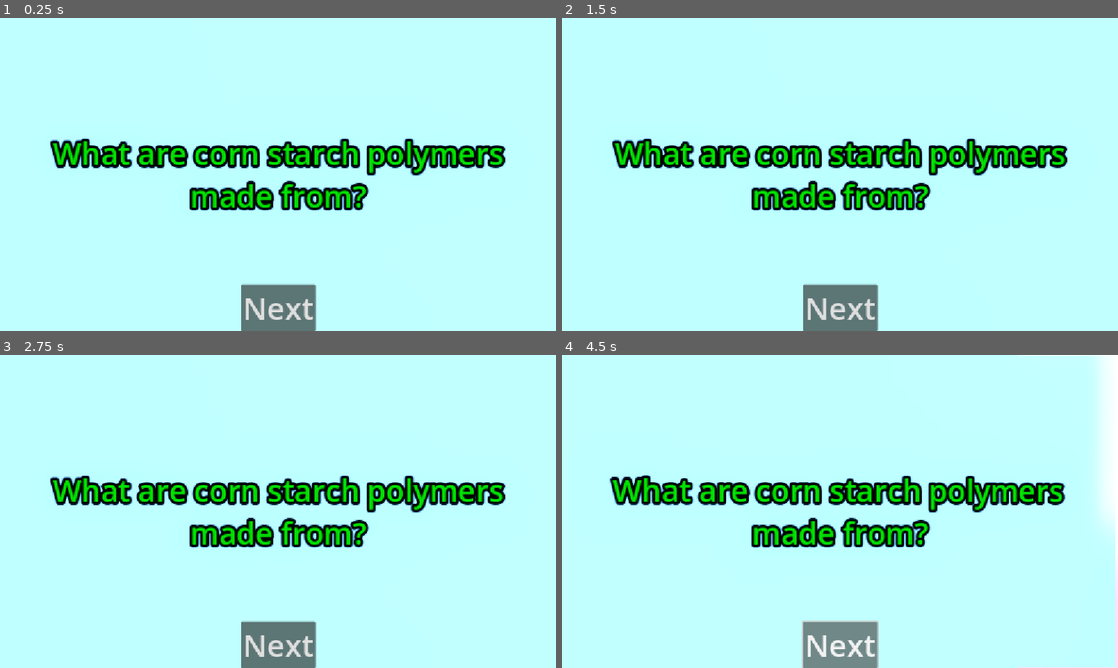
Above: before the commit, frames 1-4 (two rows, left to right).
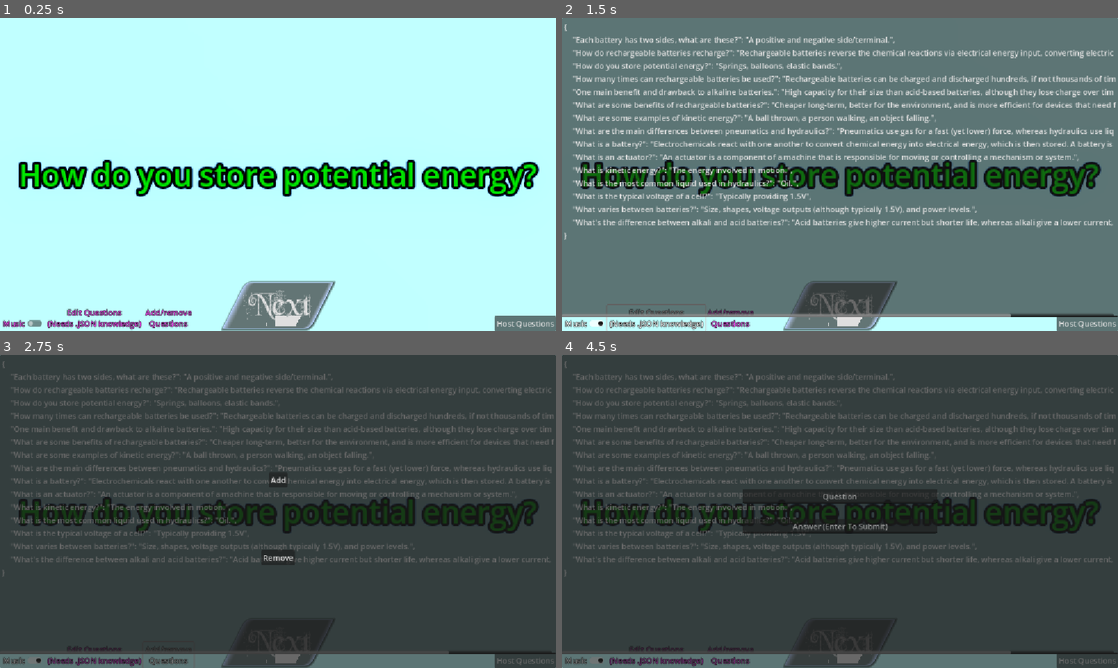
Above: after the commit, the same moments.

Repository: FreeformWave544/Revision
Game: Godot game, scene res://UI/main.tscn
The game is run twice, just before and just after one commit, with the same random seed, the same clock (stepped at 60 frames per second) and the same inputs. Sound files missing from this copy of the repository are replaced by a short silence.
Inputs (mouse positions are in pixels of both pictures, inside the frame that each line leads up to):
- Up to frame 1 (0.25 s): no input
- Up to frame 2 (1.5 s): click (584, 324) at 0.5 s, where only the run after the commit has a clickable "Music"; click (656, 318) at 1.25 s, where only the run after the commit has a clickable "Edit Questions (Needs .JSON k…"
- Up to frame 3 (2.75 s): click (166, 655) at 2 s, where only the run after the commit has a clickable "Add/remove Questions"
- Up to frame 4 (4.5 s): click (1084, 661) at 2.75 s, where only the run after the commit has a clickable "Host Questions"; click (840, 480) at 3.5 s, where only the run after the commit has a clickable "Add"; click "Next" at 4.25 s

The runs differ from the first frame. In frame 1, 17% of the frame differs, in the area x 0-100%, y 38-100%; in frame 2, 97%; in frame 3, 100%; in frame 4, 100%, in the area x 0-100%, y 0-100%.

Commit message:
...

Diff:
--- /dev/null
+++ b/LAN/LanBroadcaster.gd
@@ -0,0 +1,30 @@
+extends Node
+
+const DISCOVERY_PORT := 8911
+const BROADCAST_INTERVAL := 1.0
+
+var udp := PacketPeerUDP.new()
+var timer := 0.0
+
+@export var server_port := 8910
+@export var server_name := "Host"
+
+func _ready():
+	udp.set_broadcast_enabled(true)
+	udp.listen(0)
+
+func _process(delta):
+	timer += delta
+	if timer >= BROADCAST_INTERVAL:
+		timer = 0.0
+		_broadcast()
+
+func _broadcast():
+	var data := {
+		"name": server_name,
+		"port": server_port
+	}
+	var packet := JSON.stringify(data).to_utf8_buffer()
+
+	udp.set_dest_address("255.255.255.255", DISCOVERY_PORT)
+	udp.put_packet(packet)
--- /dev/null
+++ b/LAN/LanDiscovery.gd
@@ -0,0 +1,39 @@
+extends Node
+
+signal host_found(info: Dictionary)
+
+const DISCOVERY_PORT := 8911
+
+var udp := PacketPeerUDP.new()
+var known_hosts := {}
+
+func _ready():
+	udp.set_broadcast_enabled(true)
+
+	var err := udp.bind(DISCOVERY_PORT)
+	if err != OK:
+		push_error("Discovery bind failed: " + error_string(err))
+		return
+
+	print("LAN discovery listening")
+
+func _process(_delta):
+	while udp.get_available_packet_count() > 0:
+		var packet := udp.get_packet()
+		var ip := udp.get_packet_ip()
+
+		var json := JSON.new()
+		if json.parse(packet.get_string_from_utf8()) != OK:
+			continue
+
+		var data = json.get_data()
+		if typeof(data) != TYPE_DICTIONARY:
+			continue
+
+		var key := ip + ":" + str(data.port)
+		if known_hosts.has(key):
+			continue
+
+		data.ip = ip
+		known_hosts[key] = data
+		emit_signal("host_found", data)
--- /dev/null
+++ b/UI/add_rem.gd
@@ -0,0 +1,34 @@
+extends Panel
+
+func _on_add_pressed() -> void:
+	$AddQ.show()
+	$Add.hide()
+	$Remove.hide()
+
+func _on_remove_pressed() -> void:
+	$RemQ.show()
+	$Add.hide()
+	$Remove.hide()
+	$RemQ/Question.clear()
+	for Q in get_parent().questions.keys():
+		$RemQ/Question.add_item(Q)
+
+func _on_remove_q_pressed() -> void:
+	var option_button := $RemQ/Question
+	var index = option_button.selected
+	if index == -1: return
+	var question_text = option_button.get_item_text(index)
+	get_parent().questions.erase(question_text)
+	$RemQ.hide()
+	hide()
+	$Add.show()
+	$Remove.show()
+
+
+func _on_q_text_submitted(_new_text: String) -> void:
+	if $AddQ/Q.text and $AddQ/Ans.text:
+		get_parent().questions[$AddQ/Q.text] = $AddQ/Ans.text
+		$AddQ.hide()
+		hide()
+		$Add.show()
+		$Remove.show()
--- /dev/null
+++ b/UI/hosts.gd
@@ -0,0 +1,27 @@
+extends Control
+
+@onready var list := $VBoxContainer
+var discovery: Node
+
+func _ready():
+	if OS.has_feature("web"):
+		print("Web build: LAN discovery disabled")
+		return
+
+	discovery = preload("res://LAN/LanDiscovery.gd").new()
+	add_child(discovery)
+	discovery.host_found.connect(_on_host_found)
+
+func _on_host_found(info: Dictionary):
+	var button := Button.new()
+	button.text = "%s (%s)" % [info.name, info.ip]
+	button.pressed.connect(func():
+		join_host(info.ip, info.port)
+	)
+	list.add_child(button)
+
+func join_host(ip: String, port := 8910):
+	var peer := ENetMultiplayerPeer.new()
+	peer.create_client(ip, port)
+	multiplayer.multiplayer_peer = peer
+	print("Connecting to ", ip)
--- /dev/null
+++ b/UI/join.gd
@@ -0,0 +1,12 @@
+extends Panel
+
+func _on_line_edit_text_submitted(new_text: String) -> void:
+	var room_code := int(new_text)
+	if room_code < 0 or room_code > 255:
+		push_error("Invalid room code: " + str(new_text))
+		$LineEdit.text = "..."
+		return
+
+	get_parent().join_room(room_code)
+	hide()
+	$LineEdit.text = "..."
--- a/UI/main.gd
+++ b/UI/main.gd
@@ -2,29 +2,43 @@
 
 @export var bgMusic: Array[AudioStream]
 @export var questions: Dictionary[String, String] = {
-	"What does Biodegradeable mean?": "(of a substance or object) capable of being decomposed by bacteria or other living organisms and thereby avoiding pollution.",
-	"What are corn starch polymers made from?": "Vegetable starches (corn starch).",
-	"Why can’t corn starch polymers be recycled?": "They decompose easily.",
-	"Which industries use corn starch polymers?": "Manufacturing and retail.",
-	"What is PLA made from?": "Vegetable starches.",
-	"What is PLA widely used for?": "3D printer filament.",
-	"Is PLA flexible or brittle?": "Quite brittle.",
-	"What is PHB also known as?": "Biopol.",
-	"Describe the appearance of PLA and PHB.": "Smooth or textured, easily coloured.",
-	"Name one use of PLA.": "[Bottles/food containers/pens/phone cases/3D prints.]"
+	"What is a battery?": "Electrochemicals react with one another to convert chemical energy into electrical energy, which is then stored. A battery is made up of one or more cells.",
+	"Each battery has two sides, what are these?": "A positive and negative side/terminal.",
+	"What is the typical voltage of a cell?": "Typically providing 1.5V",
+	"What varies between batteries?": "Size, shapes, voltage outputs (although typically 1.5V), and power levels.",
+	"How do rechargeable batteries recharge?": "Rechargeable batteries reverse the chemical reactions via electrical energy input, converting electrical energy to chemical.",
+	"How many times can rechargeable batteries be used?": "Rechargeable batteries can be charged and discharged hundreds, if not thousands of times.",
+	"What's the difference between alkali and acid batteries?": "Acid batteries give higher current but shorter life, whereas alkali give a lower current, but longer life and are lighter.",
+	"What are some benefits of rechargeable batteries?": "Cheaper long-term, better for the environment, and is more efficient for devices that need frequent charge. (e.g. phones)",
+	"One main benefit and drawback to alkaline batteries.": "High capacity for their size than acid-based batteries, although they lose charge over time.",
+	"What are some examples of kinetic energy?": "A ball thrown, a person walking, an object falling.",
+	"What is kinetic energy?": "The energy involved in motion.",
+	"How do you store potential energy?": "Springs, balloons, elastic bands.",
+	"What are the main differences between pneumatics and hydraulics?": "Pneumatics use gas for a fast (yet lower) force, whereas hydraulics use liquids for a smoother, higher force.",
+	"What is the most common liquid used in hydraulics?": "Oil.",
+	"What is an actuator?": "An actuator is a component of a machine that is responsible for moving or controlling a mechanism or system."
 }
 
 var word := ""
 var definition := ""
+const STORAGE_KEY := "questions_data"
+var is_host := false
+
+func _is_web() -> bool: return OS.get_name() == "Web"
 
 func _ready() -> void:
-	_on_bg_music_finished()
+	_load_questions_from_browser()
+	multiplayer.peer_connected.connect(_on_peer_connected)
+	multiplayer.peer_disconnected.connect(_on_peer_disconnected)
+	multiplayer.connected_to_server.connect(_on_connected_to_server)
+	multiplayer.connection_failed.connect(_on_connection_failed)
 	word = questions.keys().pick_random()
 	definition = questions[word]
 	_set_word()
 
 var side = true
 func _on_button_pressed() -> void:
+	_save_questions_to_browser()
 	$ClickSFX.play()
 	if side:
 		word = questions.keys().pick_random()
@@ -34,15 +48,131 @@
 		$AnimationPlayer.play_backwards("Spin")
 	side = !side
 
-func _set_word() -> void:
-	$Panel/Word.text = word
+func _set_word() -> void: $Panel/Word.text = word
 
-func _set_definition() -> void:
-	$Panel/Word.text = definition
+func _set_definition() -> void: $Panel/Word.text = definition
 
-func _on_spin_sfx_finished() -> void:
-	$SpinSFX.pitch_scale = randf_range(0.5, 1.5)
+func _on_spin_sfx_finished() -> void: $SpinSFX.pitch_scale = randf_range(0.5, 1.5)
 
 func _on_bg_music_finished() -> void:
 	$BGMusic.stream = bgMusic.pick_random()
 	$BGMusic.play()
+
+func _on_music_toggled(toggled_on: bool) -> void: $BGMusic.playing = toggled_on
+
+func _on_questions_pressed() -> void:
+	_save_questions_to_browser()
+	if not $ClickStuff/questions.visible:
+		$ClickStuff/questions.show()
+		$ClickStuff/questions.text = JSON.stringify(questions, "\t")
+	else:  _load_questions_from_text()
+
+func _load_questions_from_text() -> void:
+	var text = $ClickStuff/questions.text
+	var json := JSON.new()
+	if json.parse(text) != OK:
+		push_error("Invalid JSON")
+		return
+	var data = json.get_data()
+	if typeof(data) != TYPE_DICTIONARY:
+		push_error("JSON root is not a dictionary")
+		return
+	var new_questions: Dictionary[String, String] = {}
+	for key in data.keys():
+		if typeof(key) != TYPE_STRING or typeof(data[key]) != TYPE_STRING:
+			push_error("All keys and values must be strings")
+			return
+		new_questions[key] = data[key]
+	questions = new_questions
+	$ClickStuff/questions.hide()
+	$ClickStuff/questions.text = ""
+	_save_questions_to_browser()
+	if is_host: sync_questions_to_all()
+
+func _on_add_remove_pressed() -> void: $AddRem.show()
+
+func _load_questions_from_browser() -> void:
+	if OS.get_name() != "Web": return
+
+	var json_text = JavaScriptBridge.eval("""(function() {return localStorage.getItem('%s');})();""" % STORAGE_KEY)
+	if json_text == null or json_text == "":
+		print("No saved questions found")
+		return
+	var json := JSON.new()
+	if json.parse(json_text) != OK:
+		push_error("Failed to parse stored questions: " + json.get_error_message())
+		return
+	var data = json.get_data()
+	if typeof(data) != TYPE_DICTIONARY:
+		push_error("Stored data is not a dictionary")
+		return
+	var loaded: Dictionary[String, String] = {}
+	for k in data.keys():
+		if typeof(k) == TYPE_STRING and typeof(data[k]) == TYPE_STRING: loaded[k] = data[k]
+	if not loaded.is_empty():
+		questions = loaded
+		print("Questions loaded from browser storage")
+
+func _save_questions_to_browser() -> void:
+	if OS.get_name() != "Web": return
+	var json_text := JSON.stringify(questions)
+	var escaped := json_text.replace("\\", "\\\\").replace("'", "\\'").replace("\n", "\\n").replace("\r", "\\r")
+	JavaScriptBridge.eval("""(function() {localStorage.setItem('%s', '%s');})();""" % [STORAGE_KEY, escaped])
+
+func start_host(port := 8910):
+	var peer := ENetMultiplayerPeer.new()
+	if peer.create_server(port, 8) != OK:
+		push_error("Failed to start server")
+		return
+	multiplayer.multiplayer_peer = peer
+	is_host = true
+
+	var broadcaster := preload("res://LAN/LanBroadcaster.gd").new()
+	broadcaster.server_port = port
+	add_child(broadcaster)
+	print("Server started on port ", port)
+
+func _on_peer_connected(id: int):
+	print("Peer connected:", id)
+	if is_host: rpc_id(id, "receive_questions_update", questions)
+
+func _on_peer_disconnected(id: int):
+	print("Peer disconnected:", id)
+
+func _on_connected_to_server():
+	print("Successfully connected to server")
+
+func _on_connection_failed():
+	push_error("Failed to connect to server")
+
+func join_host(ip: String, port := 8910):
+	var peer := ENetMultiplayerPeer.new()
+	if peer.create_client(ip, port) != OK:
+		push_error("Failed to create client")
+		return
+	multiplayer.multiplayer_peer = peer
+	is_host = false
+	print("Connecting to ", ip)
+
+func sync_questions_to_all():
+	if is_host:
+		rpc("receive_questions_update", questions)
+
+@rpc("any_peer", "call_remote", "reliable")
+func receive_questions_update(new_questions: Dictionary):
+	questions = new_questions
+	print("Questions synced from ", multiplayer.get_remote_sender_id())
+	_save_questions_to_browser()
+
+	if not questions.has(word):
+		word = questions.keys().pick_random()
+		definition = questions[word]
+		if side: _set_word()
+		else: _set_definition()
+
+func update_and_sync_questions(new_questions: Dictionary):
+	questions = new_questions
+	_save_questions_to_browser()
+	if is_host: sync_questions_to_all()
+
+func _on_host_pressed() -> void: start_host()
--- a/UI/main.tscn
+++ b/UI/main.tscn
@@ -10,6 +10,10 @@
 [ext_resource type="AudioStream" uid="uid://ds0whwuk0fp6v" path="res://TensionBuilder.mp3" id="6_p2g6k"]
 [ext_resource type="AudioStream" uid="uid://dpf3yje2dqlx4" path="res://moonlight-orchestral-track-in-e-major-120bpm-12171.mp3" id="7_nkf2w"]
 [ext_resource type="AudioStream" uid="uid://dg6p34ag32hag" path="res://run-like-fire-357231.mp3" id="8_vfltm"]
+[ext_resource type="FontFile" uid="uid://cvn4vhcn5c1ii" path="res://Assets/Fonts/Beyond Wonderland.ttf" id="9_a2b50"]
+[ext_resource type="Script" uid="uid://cqeu5hsavms1y" path="res://UI/add_rem.gd" id="12_7w1xu"]
+[ext_resource type="Script" uid="uid://bebgbjoi8ub2w" path="res://UI/hosts.gd" id="13_ih1d4"]
+[ext_resource type="Script" uid="uid://dftvisxkb41iq" path="res://UI/join.gd" id="14_p2g6k"]
 
 [sub_resource type="ProceduralSkyMaterial" id="ProceduralSkyMaterial_vnck2"]
 sky_top_color = Color(0.50980395, 0.14901961, 0.45882353, 1)
@@ -29,6 +33,65 @@
 
 [sub_resource type="BoxMesh" id="BoxMesh_n87jj"]
 size = Vector3(1.77, 0.01, 1)
+
+[sub_resource type="StyleBoxFlat" id="StyleBoxFlat_fmhtc"]
+bg_color = Color(0.6, 0.6, 0.6, 0.29411766)
+skew = Vector2(0.5, 0)
+border_width_left = 15
+border_width_top = 1
+border_width_right = 10
+border_width_bottom = 1
+border_color = Color(0.7007377, 0.8065815, 0.97720724, 1)
+border_blend = true
+corner_radius_top_left = 10
+corner_radius_top_right = 1
+corner_radius_bottom_right = 10
+corner_radius_bottom_left = 1
+corner_detail = 20
+expand_margin_left = 5.0
+expand_margin_right = 5.0
+shadow_size = 5
+shadow_offset = Vector2(1, 1)
+
+[sub_resource type="StyleBoxFlat" id="StyleBoxFlat_a2b50"]
+bg_color = Color(0.32172772, 0.32172805, 0.32172796, 1)
+skew = Vector2(0.5, 0)
+border_width_left = 15
+border_width_top = 1
+border_width_right = 10
+border_width_bottom = 1
+border_color = Color(0.7007377, 0.8065815, 0.97720724, 1)
+border_blend = true
+corner_radius_top_left = 10
+corner_radius_top_right = 1
+corner_radius_bottom_right = 10
+corner_radius_bottom_left = 1
+corner_detail = 20
+expand_margin_left = 5.0
+expand_margin_right = 5.0
+shadow_size = 5
+shadow_offset = Vector2(1, 1)
+
+[sub_resource type="StyleBoxFlat" id="StyleBoxFlat_7w1xu"]
+bg_color = Color(0.6, 0.6, 0.6, 0.6)
+skew = Vector2(0.5, 0)
+border_width_left = 15
+border_width_top = 1
+border_width_right = 10
+border_width_bottom = 1
+border_color = Color(0.7007377, 0.8065815, 0.97720724, 1)
+border_blend = true
+corner_radius_top_left = 10
+corner_radius_top_right = 1
+corner_radius_bottom_right = 10
+corner_radius_bottom_left = 1
+corner_detail = 20
+expand_margin_left = 5.0
+expand_margin_right = 5.0
+shadow_size = 5
+shadow_offset = Vector2(1, 1)
+
+[sub_resource type="StyleBoxEmpty" id="StyleBoxEmpty_ih1d4"]
 
 [sub_resource type="Animation" id="Animation_emhnf"]
 length = 0.001
@@ -138,7 +201,7 @@
 transform = Transform3D(1, 0, 0, 0, 1, 0, 0, 0, 1, 0, 0, 2)
 fov = 28.0
 
-[node name="Control" type="Control" parent="."]
+[node name="ClickStuff" type="Control" parent="."]
 layout_mode = 3
 anchors_preset = 15
 anchor_right = 1.0
@@ -146,20 +209,97 @@
 grow_horizontal = 2
 grow_vertical = 2
 
-[node name="Button" type="Button" parent="Control"]
+[node name="Button" type="Button" parent="ClickStuff"]
 layout_mode = 1
 anchors_preset = 7
 anchor_left = 0.5
 anchor_top = 1.0
 anchor_right = 0.5
 anchor_bottom = 1.0
-offset_left = -77.5
-offset_top = -96.0
-offset_right = 77.5
+offset_left = -86.0
+offset_top = -101.0
+offset_right = 86.0
+offset_bottom = -5.0
 grow_horizontal = 2
 grow_vertical = 0
+theme_override_fonts/font = ExtResource("9_a2b50")
 theme_override_font_sizes/font_size = 64
+theme_override_styles/normal = SubResource("StyleBoxFlat_fmhtc")
+theme_override_styles/pressed = SubResource("StyleBoxFlat_a2b50")
+theme_override_styles/hover = SubResource("StyleBoxFlat_7w1xu")
+theme_override_styles/focus = SubResource("StyleBoxEmpty_ih1d4")
 text = "Next"
+
+[node name="Music" type="CheckButton" parent="ClickStuff"]
+layout_mode = 1
+anchors_preset = 2
+anchor_top = 1.0
+anchor_bottom = 1.0
+offset_top = -31.0
+offset_right = 94.0
+grow_vertical = 0
+theme_override_colors/font_color = Color(0.8745098, 0.2509804, 0.8745098, 1)
+theme_override_colors/font_outline_color = Color(0, 0, 0, 1)
+theme_override_constants/outline_size = 3
+button_mask = 3
+text = "Music"
+
+[node name="Questions" type="Button" parent="ClickStuff"]
+layout_mode = 1
+anchors_preset = 2
+anchor_top = 1.0
+anchor_bottom = 1.0
+offset_left = 94.0
+offset_top = -31.0
+offset_right = 188.0
+grow_vertical = 0
+theme_override_colors/font_color = Color(0.8745098, 0.2509804, 0.8745098, 1)
+theme_override_colors/font_outline_color = Color(0, 0, 0, 1)
+theme_override_constants/outline_size = 3
+button_mask = 3
+text = "Edit Questions
+(Needs .JSON knowledge)"
+flat = true
+
+[node name="AddRemove" type="Button" parent="ClickStuff"]
+layout_mode = 1
+anchors_preset = 2
+anchor_top = 1.0
+anchor_bottom = 1.0
+offset_left = 297.0
+offset_top = -54.0
+offset_right = 401.0
+grow_vertical = 0
+theme_override_colors/font_color = Color(0.8745098, 0.2509804, 0.8745098, 1)
+theme_override_colors/font_outline_color = Color(0, 0, 0, 1)
+theme_override_constants/outline_size = 3
+button_mask = 3
+text = "Add/remove
+Questions"
+flat = true
+
+[node name="questions" type="TextEdit" parent="ClickStuff"]
+visible = false
+layout_mode = 1
+anchors_preset = 15
+anchor_right = 1.0
+anchor_bottom = 1.0
+offset_bottom = -28.0
+grow_horizontal = 2
+grow_vertical = 2
+
+[node name="Host" type="Button" parent="ClickStuff"]
+layout_mode = 1
+anchors_preset = 3
+anchor_left = 1.0
+anchor_top = 1.0
+anchor_right = 1.0
+anchor_bottom = 1.0
+offset_left = -8.0
+offset_top = -8.0
+grow_horizontal = 0
+grow_vertical = 0
+text = "Host Questions"
 
 [node name="AnimationPlayer" type="AnimationPlayer" parent="."]
 libraries = {
@@ -168,7 +308,7 @@
 
 [node name="BGMusic" type="AudioStreamPlayer" parent="."]
 stream = ExtResource("3_deq60")
-autoplay = true
+volume_db = -30.0
 
 [node name="SpinSFX" type="AudioStreamPlayer" parent="."]
 stream = ExtResource("3_dyfb5")
@@ -176,6 +316,148 @@
 [node name="ClickSFX" type="AudioStreamPlayer" parent="."]
 stream = ExtResource("3_uw6j2")
 
-[connection signal="pressed" from="Control/Button" to="." method="_on_button_pressed"]
+[node name="AddRem" type="Panel" parent="."]
+visible = false
+anchors_preset = 15
+anchor_right = 1.0
+anchor_bottom = 1.0
+grow_horizontal = 2
+grow_vertical = 2
+script = ExtResource("12_7w1xu")
+
+[node name="Add" type="Button" parent="AddRem"]
+layout_mode = 1
+anchors_preset = 5
+anchor_left = 0.5
+anchor_right = 0.5
+offset_left = -4.0
+offset_top = 243.0
+offset_right = 4.0
+offset_bottom = 251.0
+grow_horizontal = 2
+text = "Add"
+
+[node name="Remove" type="Button" parent="AddRem"]
+layout_mode = 1
+anchors_preset = 5
+anchor_left = 0.5
+anchor_right = 0.5
+offset_left = -4.0
+offset_top = 404.0
+offset_right = 4.0
+offset_bottom = 412.0
+grow_horizontal = 2
+text = "Remove"
+
+[node name="RemQ" type="VBoxContainer" parent="AddRem"]
+visible = false
+layout_mode = 1
+anchors_preset = 15
+anchor_right = 1.0
+anchor_bottom = 1.0
+offset_left = 375.0
+offset_right = -375.0
+grow_horizontal = 2
+grow_vertical = 2
+alignment = 1
+
+[node name="Question" type="OptionButton" parent="AddRem/RemQ"]
+layout_mode = 2
+
+[node name="Label" type="Label" parent="AddRem/RemQ"]
+layout_mode = 2
+text = "Choose a Question ^^^"
+horizontal_alignment = 1
+
+[node name="RemoveQ" type="Button" parent="AddRem/RemQ"]
+layout_mode = 2
+text = "Remove
+"
+
+[node name="AddQ" type="VBoxContainer" parent="AddRem"]
+visible = false
+layout_mode = 1
+anchors_preset = 15
+anchor_right = 1.0
+anchor_bottom = 1.0
+offset_left = 375.0
+offset_right = -375.0
+grow_horizontal = 2
+grow_vertical = 2
+alignment = 1
+
+[node name="Q" type="LineEdit" parent="AddRem/AddQ"]
+layout_mode = 2
+placeholder_text = "Question"
+alignment = 1
+
+[node name="Label" type="Label" parent="AddRem/AddQ"]
+layout_mode = 2
+horizontal_alignment = 1
+
+[node name="Ans" type="LineEdit" parent="AddRem/AddQ"]
+layout_mode = 2
+placeholder_text = "Answer (Enter To Submit)"
+alignment = 1
+
+[node name="Hosts" type="Control" parent="."]
+layout_mode = 3
+anchors_preset = 15
+anchor_right = 1.0
+anchor_bottom = 1.0
+offset_right = -1004.0
+offset_bottom = -206.0
+grow_horizontal = 2
+grow_vertical = 2
+mouse_filter = 2
+script = ExtResource("13_ih1d4")
+
+[node name="VBoxContainer" type="VBoxContainer" parent="Hosts"]
+layout_mode = 1
+anchors_preset = 15
+anchor_right = 1.0
+anchor_bottom = 1.0
+grow_horizontal = 2
+grow_vertical = 2
+
+[node name="Join" type="Panel" parent="."]
+visible = false
+anchors_preset = 8
+anchor_left = 0.5
+anchor_top = 0.5
+anchor_right = 0.5
+anchor_bottom = 0.5
+offset_left = -282.0
+offset_top = -173.0
+offset_right = 282.0
+offset_bottom = 173.0
+grow_horizontal = 2
+grow_vertical = 2
+script = ExtResource("14_p2g6k")
+
+[node name="LineEdit" type="LineEdit" parent="Join"]
+layout_mode = 1
+anchors_preset = 14
+anchor_top = 0.5
+anchor_right = 1.0
+anchor_bottom = 0.5
+offset_top = -15.5
+offset_bottom = 15.5
+grow_horizontal = 2
+grow_vertical = 2
+placeholder_text = "Enter Room Code"
+alignment = 1
+
+[connection signal="pressed" from="ClickStuff/Button" to="." method="_on_button_pressed"]
+[connection signal="toggled" from="ClickStuff/Music" to="." method="_on_music_toggled"]
+[connection signal="pressed" from="ClickStuff/Questions" to="." method="_on_questions_pressed"]
+[connection signal="pressed" from="ClickStuff/AddRemove" to="." method="_on_add_remove_pressed"]
+[connection signal="pressed" from="ClickStuff/Host" to="." method="_on_host_pressed"]
 [connection signal="finished" from="BGMusic" to="." method="_on_bg_music_finished"]
 [connection signal="finished" from="SpinSFX" to="." method="_on_spin_sfx_finished"]
+[connection signal="pressed" from="AddRem/Add" to="AddRem" method="_on_add_pressed"]
+[connection signal="pressed" from="AddRem/Remove" to="AddRem" method="_on_remove_pressed"]
+[connection signal="pressed" from="AddRem/RemQ/RemoveQ" to="AddRem" method="_on_remove_q_pressed"]
+[connection signal="text_submitted" from="AddRem/AddQ/Q" to="AddRem" method="_on_q_text_submitted"]
+[connection signal="text_submitted" from="AddRem/AddQ/Ans" to="AddRem" method="_on_q_text_submitted"]
+[connection signal="text_submitted" from="Join/LineEdit" to="Join" method="_on_line_edit_text_submitted"]
--- a/project.godot
+++ b/project.godot
@@ -18,3 +18,7 @@
 [display]
 
 window/stretch/mode="canvas_items"
+
+[rendering]
+
+textures/vram_compression/import_etc2_astc=true
Binary file added: Assets/Fonts/Beyond Wonderland.ttf
Not shown, added: Assets/Fonts/Beyond Wonderland.ttf.import
Binary file added: Assets/Fonts/HOMOARAK.TTF
Not shown, added: Assets/Fonts/HOMOARAK.TTF.import
Not shown, added: LAN/LanBroadcaster.gd.uid
Not shown, added: LAN/LanDiscovery.gd.uid
Not shown, changed: RE pic.jpg.import
Not shown, added: UI/add_rem.gd.uid
Not shown, added: UI/hosts.gd.uid
Not shown, added: UI/join.gd.uid
Not shown: 1 places in UI/main.tscn that only renumber resources
Not shown, changed: about-malaria.webp.import
(and 1 more such lines)
